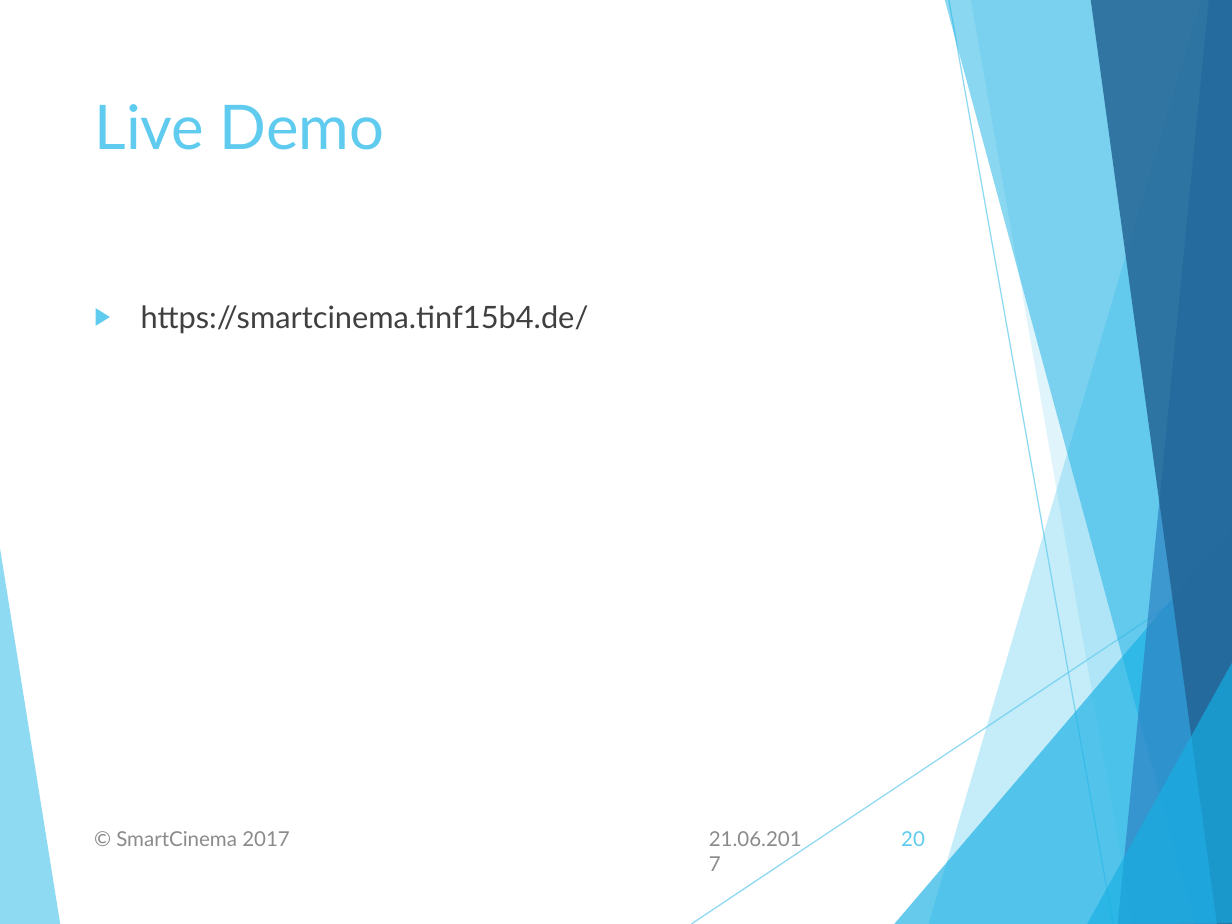
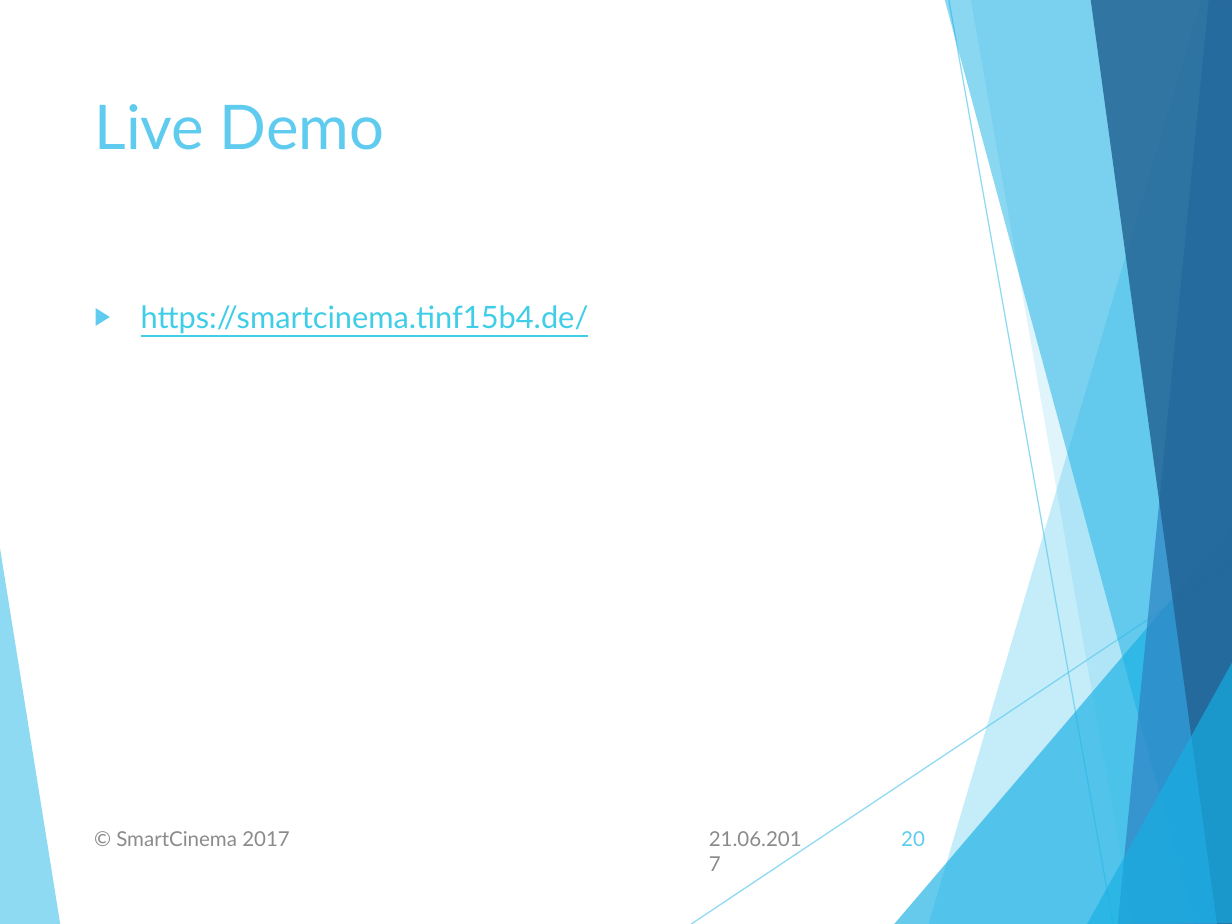
Before and after one commit to tinf15b4-kino/kino-web, a slide deck: slide 20 of documents/final_presentation/Final Presentation.pptx. Drawn at 1232x924 pixels with LibreOffice and Linux fonts; fonts in the diff are those of the drawing. Boxes give left, top, right and bottom in pixels: in the first picture for what was removed or moved away, otherwise in the second. Text is boxed around its words. In the diff, an @@ line names an element or a change of style, - is before the commit and + after.

```diff
--- a/documents/final_presentation/Final Presentation.pptx
+++ b/documents/final_presentation/Final Presentation.pptx
@@ text "https://smartcinema.tinf15b4.de/" at [141,305,589,334]: text colour #404040 to #3FCDE7, underline on @@
```
Also in this commit, not shown: 3 other slides changed, 7 other files.
